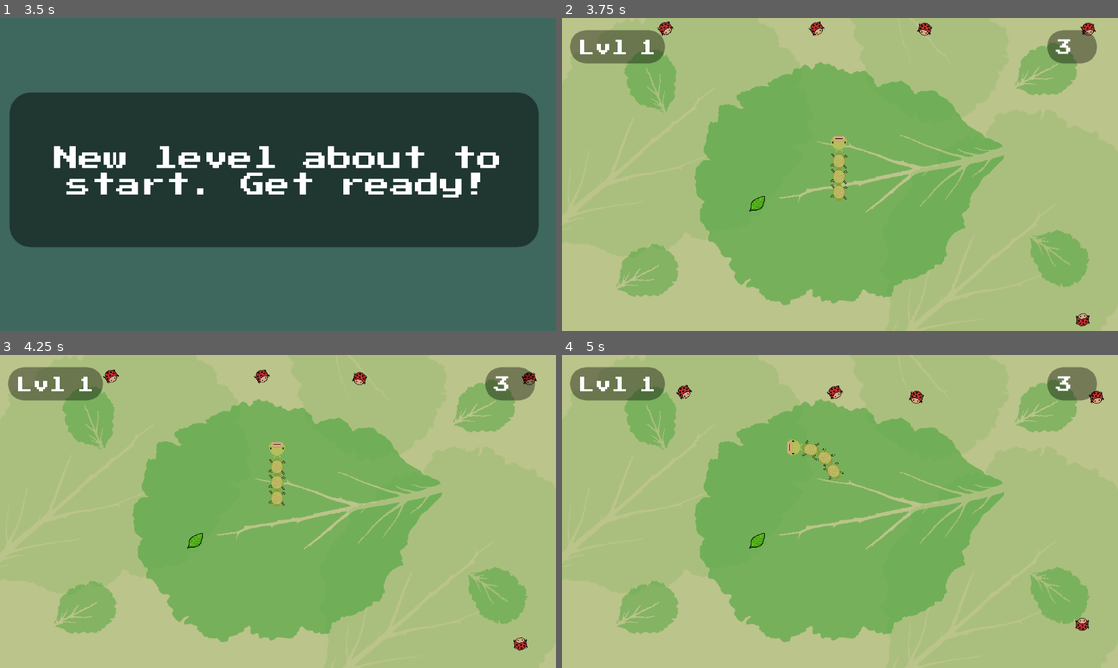
Above: before the commit, frames 1-4 (two rows, left to right).
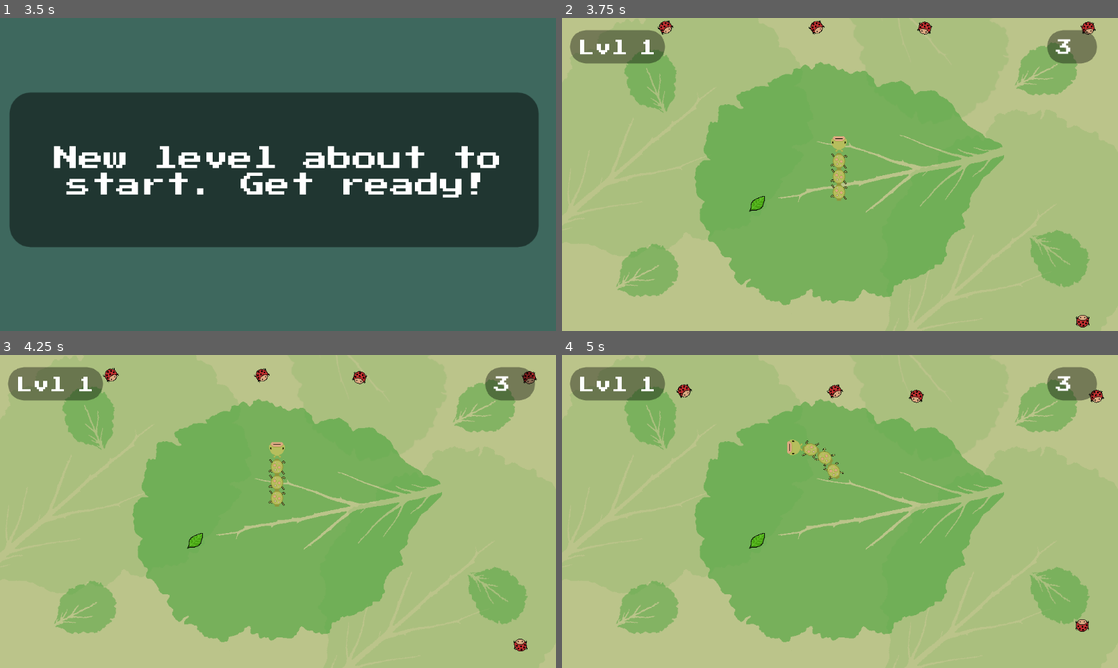
Above: after the commit, the same moments.

Repository: thatnick/grow-grow
Game: Godot game, scene res://scenes/Start.tscn
Same seed, same stepped clock (60 frames per second), same inputs: the game is played once before the commit and once after it.
Inputs:
- Up to frame 1 (3.5 s): click "PRESS HERE TO PLAY" at 0.5 s; tap Enter at 1.25, 2.75 s; hold Right (ui_right) 1.28-2.03 s; tap Space at 2 s; hold Down (ui_down) 2.03-2.78 s; hold Right (ui_right) from 2.78 s (still down)
- Up to frame 2 (3.75 s): tap Space at 3.5 s; release Right (ui_right) at 3.53 s; hold Up (ui_up) from 3.53 s (still down)
- Up to frame 3 (4.25 s): keep holding Up (ui_up)
- Up to frame 4 (5 s): release Up (ui_up) at 4.28 s; hold Left (ui_left) from 4.28 s (still down)

Frame 1 is identical in both runs. In frame 2, 0.4% of the frame differs, in the area x 17-96%, y 0-99%; in frame 3, 0.3%; in frame 4, 0.4%.

Commit message:
Change enemy collision shape size

Diff:
--- a/scenes/Enemy.tscn
+++ b/scenes/Enemy.tscn
@@ -4,7 +4,7 @@
 [ext_resource path="res://scripts/Enemy.gd" type="Script" id=2]
 
 [sub_resource type="CircleShape2D" id=1]
-radius = 15.5496
+radius = 13.3855
 
 [node name="Enemy" type="KinematicBody2D"]
 script = ExtResource( 2 )
